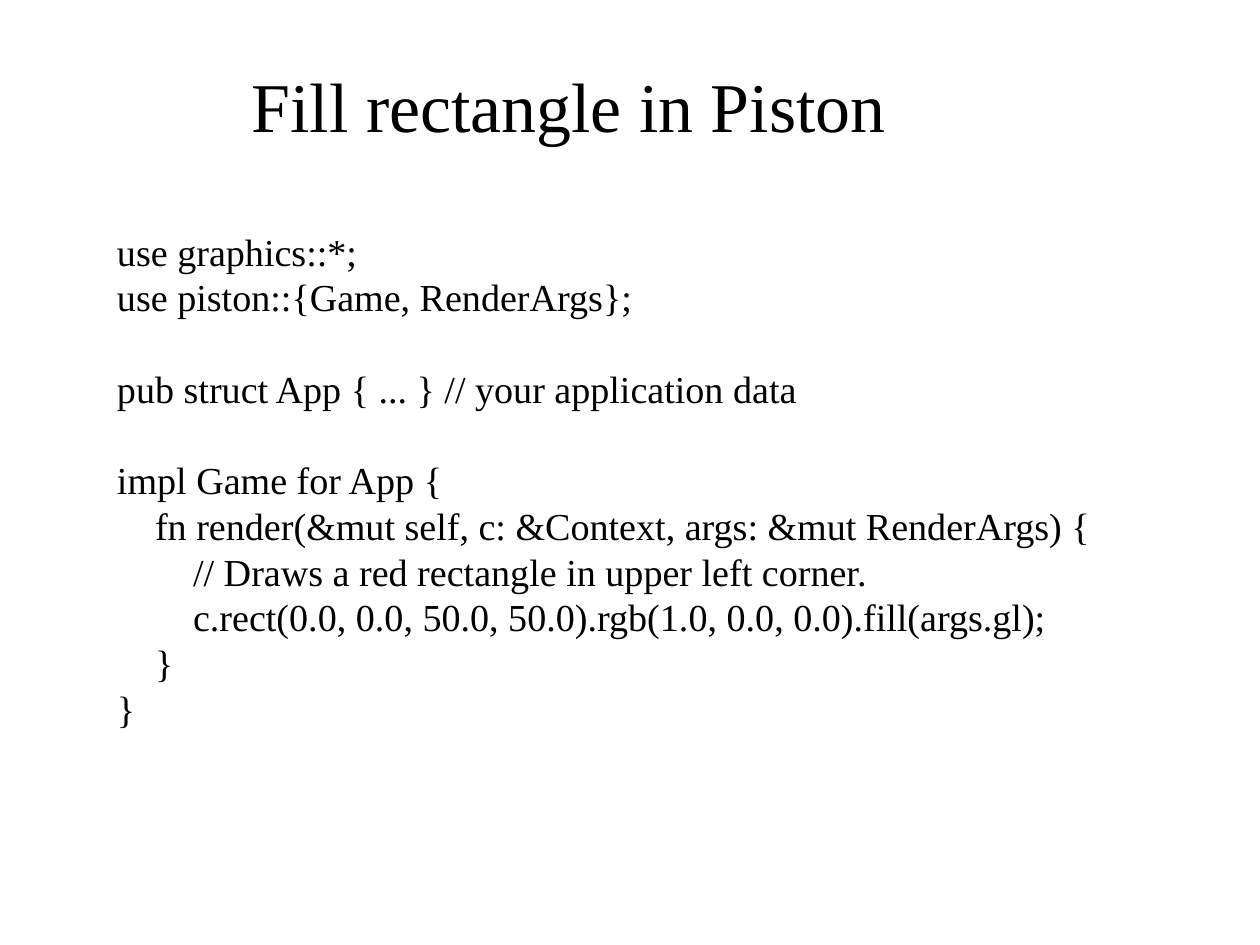
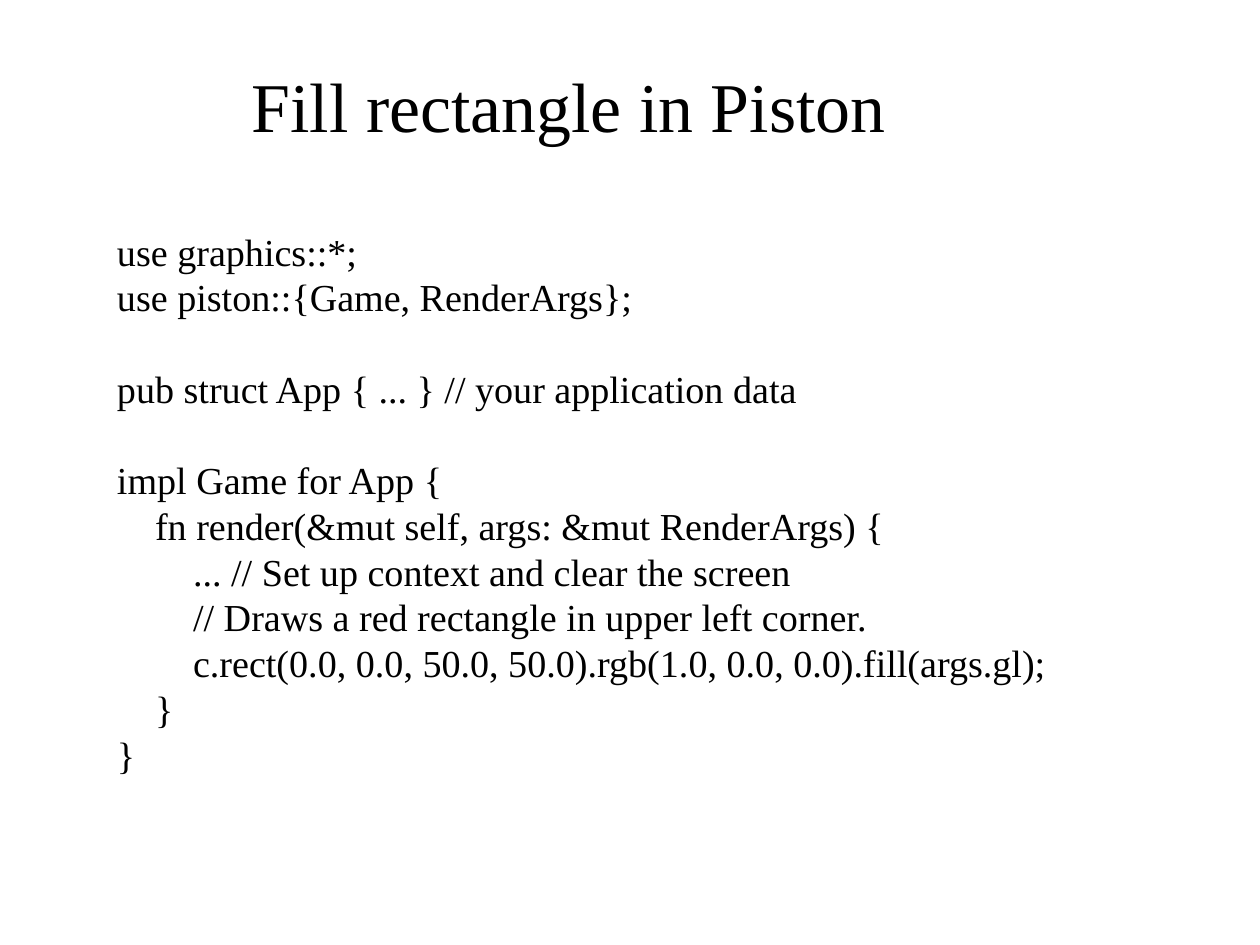
Before and after one commit to PistonDevelopers/piston, a slide deck: slide 4 of learning materials/impl Game for App.odp. Drawn at 1260x945 pixels with LibreOffice and Linux fonts; fonts in the diff are those of the drawing; background and template pictures are left out. Boxes give left, top, right and bottom in pixels: in the first picture for what was removed or moved away, otherwise in the second. Text is boxed around its words. In the diff, an @@ line names an element or a change of style, - is before the commit and + after.

```diff
--- a/learning materials/impl Game for App.odp
+++ b/learning materials/impl Game for App.odp
@@ text at box(117, 239, 1045, 685): text changed @@
-use graphics::*;
-use piston::{Game, RenderArgs};
-pub struct App { ... } // your application data
-impl Game for App {
-fn render(&mut self, c: &Context, args: &mut RenderArgs) {
-// Draws a red rectangle in upper left corner.
-c.rect(0.0, 0.0, 50.0, 50.0).rgb(1.0, 0.0, 0.0).fill(args.gl);
-}
-}
+use graphics::*;
+use piston::{Game, RenderArgs};
+pub struct App { ... } // your application data
+impl Game for App {
+fn render(&mut self, args: &mut RenderArgs) {
+... // Set up context and clear the screen
+// Draws a red rectangle in upper left corner.
+c.rect(0.0, 0.0, 50.0, 50.0).rgb(1.0, 0.0, 0.0).fill(args.gl);
+}
+}
```
Also in this commit, not shown: 3 other slides changed, 1 other file.
